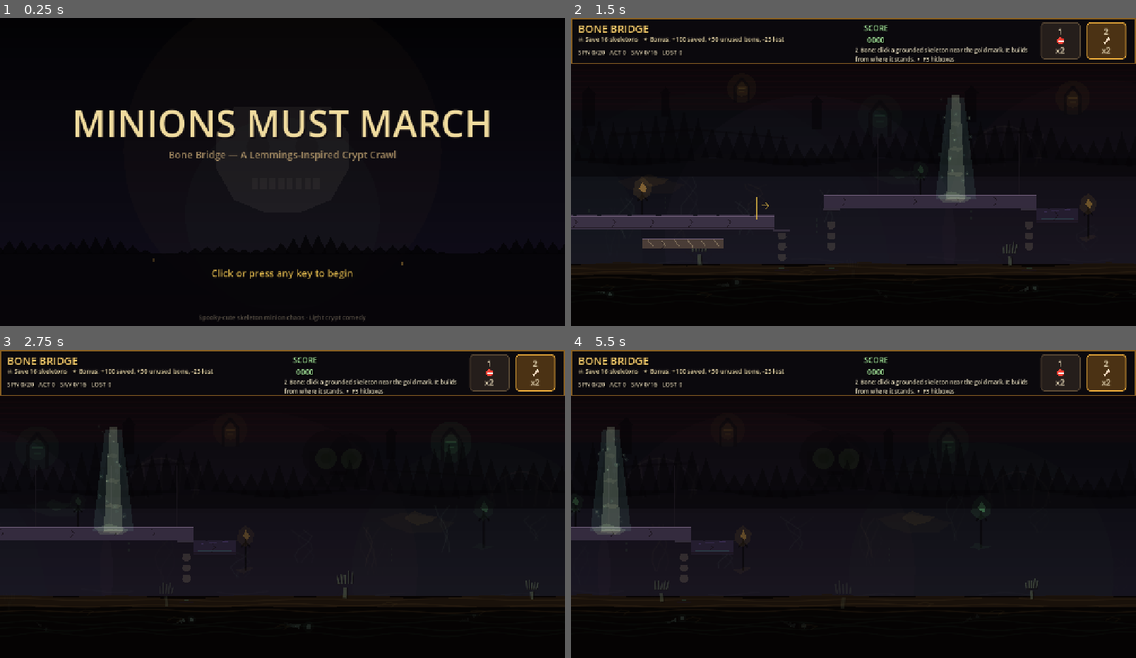
Above: before the commit, frames 1-4 (two rows, left to right).
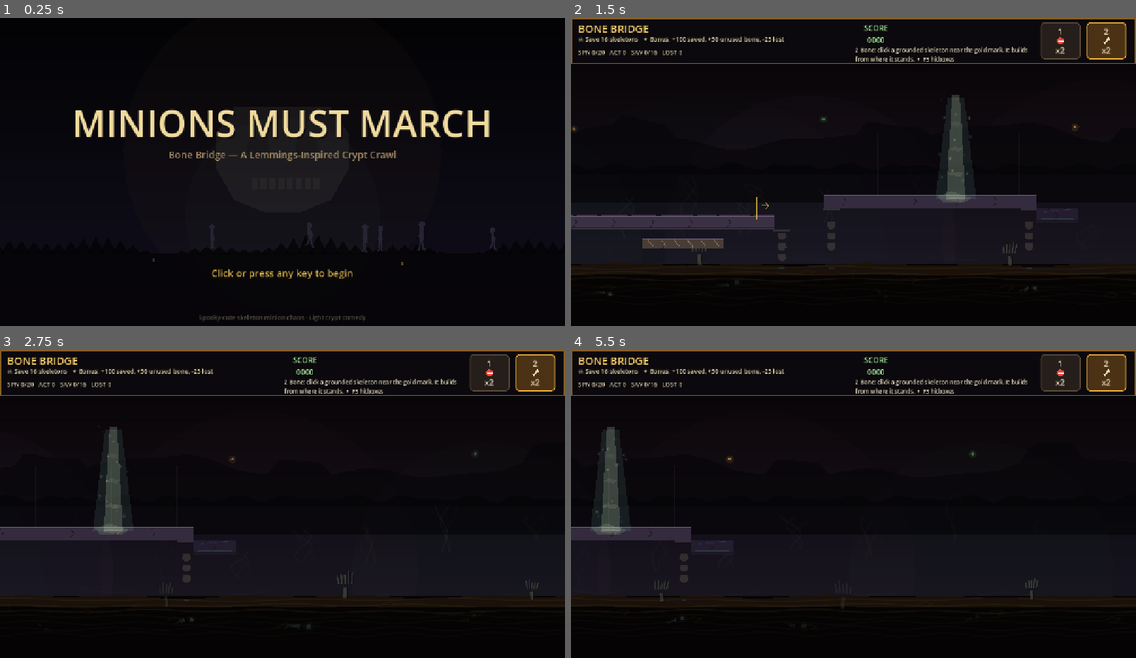
Above: after the commit, the same moments.

Repository: pwshfan1980h/minions-must-march
Game: Godot game, scene res://scenes/TitleScreen.tscn
Two runs of this game, one before a commit and one after it. Both use one fixed random seed, a clock stepped at 60 frames per second and the inputs below.
Inputs (mouse positions are in pixels of both pictures, inside the frame that each line leads up to):
- Up to frame 1 (0.25 s): no input
- Up to frame 2 (1.5 s): tap Enter at 0.5 s; move the mouse to (977, 159) at 0.52 s; hold D from 0.53 s (still down); tap R at 0.6 s; click (977, 159) at 0.67 s; tap A at 1.25 s; move the mouse to (740, 193) at 1.27 s; tap Z at 1.35 s
- Up to frame 3 (2.75 s): tap A at 2 s; move the mouse to (339, 439) at 2.02 s; release D at 2.03 s; hold A from 2.03 s (still down); hold X from 2.03 s (still down)
- Up to frame 4 (5.5 s): move the mouse to (825, 571) at 2.77 s; release A at 2.78 s; release X at 2.78 s; hold D 2.78-3.5 s; tap 1 at 2.85 s; click (825, 571) at 2.92 s; click "1 ⛔ x2" at 3.5 s; click "2 🦴 x2" at 4.25 s; tap A at 5 s; move the mouse to (1023, 556) at 5.02 s; hold D from 5.03 s (still down); tap 2 at 5.1 s

The runs differ from the first frame. In frame 1, 0.3% of the frame differs, in the area x 37-88%, y 66-76%; in frame 2, 0.4%, in the area x 0-93%, y 22-62%; in frame 3, 0.1%; in frame 4, 0.2%.

Commit message:
Multi-level system + 3 new playable levels + cleaner background + ambient title skeletons
LevelState (class_name with static state) is the single source of truth
for terrain id, spawn position/direction, charges, rescue threshold,
and level name. terrain_root, object_root, minion_root, and
level_controller all read from LevelState.config() on _ready instead of
hardcoded values. On level success, level_controller advances LevelState
and reloads the scene; the title screen resets to L001 on click.

New playable levels:

- L002 The Crumblepath: same shape as L001 but the right platform is
  split into solid-crumbler-solid-crumbler-solid-crumbler-solid; once
  the crowd lands on the right side, three fuses fire in cascade.
  1 blocker, 1 builder. Save 14/20.
- L003 Turn, You Fools: spawn faces LEFT toward an open Styx drop;
  player must blocker-redirect the crowd to the exit on the far right.
  No bridge required. 1 blocker, 0 builders. Save 15/18.
- L004 Two-Bridge Bypass: three-tier staircase with two 112px Styx
  gaps at 48px elevation steps — exactly the rib bridge's natural rise
  per cycle, so a clean build from each lower lip lands flush on the
  next tier. 1 blocker, 2 builders. Save 16/20.

Background rework: replaced the messy stack of portal-ruins, skull
mountain, rib arches, tower silhouettes, light pools, and street lights
with a single coherent atmospheric pass — crimson horizon haze,
continuous low-frequency tower skyline, dead-tree silhouette layer
just above the play floor, and four quietly pulsing horizon lanterns.
Reads as one distant skyline instead of competing motifs.

Title screen now has six pure-silhouette skeletons ambling along the
foreground, each with a randomized scale, phase, and walk speed. They
bounce between varying left/right bounds so the chorus never marches
in lockstep, and each skeleton lifts a leg, swings arms, and bobs as
it walks.

Verified: smoke test passes; all four levels load cleanly with correct
charges and spawn parameters per LevelState.config().

Co-Authored-By: Claude Opus 4.7 <noreply@anthropic.com>

Diff:
--- a/scripts/core/level_controller.gd
+++ b/scripts/core/level_controller.gd
@@ -7,8 +7,10 @@
 const LEVEL_WIDTH := 2400
 const PLAYFIELD_HEIGHT := 608
 const TILE_SIZE := 32
-const RESCUE_REQUIRED := 16
+const NEXT_LEVEL_DELAY := 2.4
 
+var rescue_required := 16
+var level_name := "Bone Bridge"
 var finished := false
 var debug_click_areas := false
 
@@ -16,7 +18,10 @@
 @onready var object_root: Node = $ObjectRoot
 
 func _ready() -> void:
-	print("LevelController ready: Builder Demo 1")
+	var cfg: Dictionary = LevelState.config()
+	rescue_required = int(cfg.get("rescue_required", rescue_required))
+	level_name = String(cfg.get("name", level_name))
+	print("LevelController ready: L%03d %s" % [LevelState.current_level, level_name])
 	minion_root.minion_spawned.connect(_on_minion_event)
 	minion_root.minion_rescued.connect(_on_minion_event)
 	minion_root.minion_lost.connect(_on_minion_event)
@@ -29,7 +34,7 @@
 
 func _process(_delta: float) -> void:
 	if not finished and minion_root.all_done():
-		_finish_level(minion_root.rescued_count >= RESCUE_REQUIRED)
+		_finish_level(minion_root.rescued_count >= rescue_required)
 
 func restart_level() -> void:
 	get_tree().reload_current_scene()
@@ -56,9 +61,11 @@
 		"blockers": minion_root.blockers_remaining,
 		"builders": minion_root.builders_remaining,
 		"selected_job": minion_root.selected_job,
-		"required": RESCUE_REQUIRED,
+		"required": rescue_required,
 		"score": score,
-		"goal_text": "Save %d skeleton%s" % [RESCUE_REQUIRED, "" if RESCUE_REQUIRED == 1 else "s"],
+		"level_name": level_name,
+		"level_number": LevelState.current_level,
+		"goal_text": "Save %d skeleton%s" % [rescue_required, "" if rescue_required == 1 else "s"],
 		"bonus_text": "Bonus: +100 saved, +50 unused bone, -25 lost",
 		"finished": finished,
 		"debug_click_areas": debug_click_areas,
@@ -99,3 +106,7 @@
 	sfx_requested.emit("level_success" if success else "level_fail")
 	level_finished.emit(success, stats)
 	_emit_stats()
+	if success and LevelState.has_next_level():
+		await get_tree().create_timer(NEXT_LEVEL_DELAY).timeout
+		LevelState.advance()
+		get_tree().reload_current_scene()
--- /dev/null
+++ b/scripts/core/level_state.gd
@@ -0,0 +1,86 @@
+class_name LevelState
+extends Node
+
+# Per-level configuration. Each entry is the source of truth for terrain,
+# spawn parameters, charges, exit position, and rescue threshold. All gameplay
+# nodes read from `LevelState.config()` on _ready instead of hardcoding values.
+#
+# Implemented as a class with static state so it works both as an autoload (in
+# the normal game flow) and when scripts run via `godot -s` (smoke tests),
+# where autoloads aren't applied.
+
+const LEVELS := {
+	1: {
+		"name": "Bone Bridge",
+		"terrain": "level_001",
+		"rescue_required": 16,
+		"minions": 20,
+		"spawn_interval": 0.6,
+		"blockers": 2,
+		"builders": 2,
+		"spawn_position": Vector2(220, 420),
+		"spawn_direction": 1,
+		"exit_position": Vector2(1210, 400),
+		"hint": "Build over the gap. The crowd takes time to flow — don't loiter.",
+	},
+	2: {
+		"name": "The Crumblepath",
+		"terrain": "level_002",
+		"rescue_required": 14,
+		"minions": 20,
+		"spawn_interval": 0.55,
+		"blockers": 1,
+		"builders": 1,
+		"spawn_position": Vector2(220, 420),
+		"spawn_direction": 1,
+		"exit_position": Vector2(1340, 372),
+		"hint": "Three crumbling chunks. Move fast or lose the lip.",
+	},
+	3: {
+		"name": "Turn, You Fools",
+		"terrain": "level_003",
+		"rescue_required": 15,
+		"minions": 18,
+		"spawn_interval": 0.6,
+		"blockers": 1,
+		"builders": 0,
+		"spawn_position": Vector2(640, 420),
+		"spawn_direction": -1,
+		"exit_position": Vector2(1300, 420),
+		"hint": "They're walking the wrong way. Block the cliff before they reach it.",
+	},
+	4: {
+		"name": "Two-Bridge Bypass",
+		"terrain": "level_004",
+		"rescue_required": 16,
+		"minions": 20,
+		"spawn_interval": 0.6,
+		"blockers": 1,
+		"builders": 2,
+		"spawn_position": Vector2(220, 452),
+		"spawn_direction": 1,
+		"exit_position": Vector2(1180, 356),
+		"hint": "Two gaps. Pace your builder charges.",
+	},
+}
+
+static var current_level := 1
+
+static func config() -> Dictionary:
+	return LEVELS.get(current_level, LEVELS[1])
+
+static func has_next_level() -> bool:
+	return LEVELS.has(current_level + 1)
+
+static func advance() -> bool:
+	if has_next_level():
+		current_level += 1
+		return true
+	return false
+
+static func reset() -> void:
+	current_level = 1
+
+static func goto(n: int) -> void:
+	if LEVELS.has(n):
+		current_level = n
--- a/scripts/minions/minion_root.gd
+++ b/scripts/minions/minion_root.gd
@@ -42,6 +42,13 @@
 const BUILDER_THROW_COLOR := Color(1.00, 0.88, 0.56, 0.95)
 
 func _ready() -> void:
+	var cfg: Dictionary = LevelState.config()
+	total_to_spawn = int(cfg.get("minions", total_to_spawn))
+	spawn_interval = float(cfg.get("spawn_interval", spawn_interval))
+	blockers_available = int(cfg.get("blockers", blockers_available))
+	builders_available = int(cfg.get("builders", builders_available))
+	spawn_position = cfg.get("spawn_position", spawn_position)
+	spawn_direction = float(cfg.get("spawn_direction", spawn_direction))
 	reset_spawner()
 
 func _process(delta: float) -> void:
--- a/scripts/objects/object_root.gd
+++ b/scripts/objects/object_root.gd
@@ -6,8 +6,8 @@
 const EXIT_LIGHT_HEIGHT := 210.0
 const EXIT_LIGHT_WIDTH := 68.0
 const EXIT_REDRAW_FPS := 30.0
-const SPAWN_PORTAL_POS := Vector2(232, 382)
-
+
+var spawn_portal_pos := Vector2(232, 382)
 var exit_area: Area2D
 var exit_position := Vector2.ZERO
 var _time := 0.0
@@ -32,13 +32,19 @@
 		queue_redraw()
 
 func _build_placeholder_objects() -> void:
+	var cfg: Dictionary = LevelState.config()
+	# Portal sits slightly above and behind the minion spawn point so skeletons
+	# tumble out of it onto the platform below.
+	var spawn_pos: Vector2 = cfg.get("spawn_position", Vector2(220, 420))
+	var spawn_dir: float = float(cfg.get("spawn_direction", 1))
+	spawn_portal_pos = spawn_pos + Vector2(-spawn_dir * 12.0, -38.0)
 	_add_spawn_portal()
-	_add_exit(Vector2(1210, 400))
+	_add_exit(cfg.get("exit_position", Vector2(1210, 400)))
 
 func _add_spawn_portal() -> void:
 	_spawn_portal_area = Area2D.new()
 	_spawn_portal_area.name = "SpawnPortalClickArea"
-	_spawn_portal_area.position = SPAWN_PORTAL_POS
+	_spawn_portal_area.position = spawn_portal_pos
 	_spawn_portal_area.collision_layer = 4
 	_spawn_portal_area.collision_mask = 0
 	_spawn_portal_area.input_pickable = true
@@ -121,7 +127,7 @@
 	var voom := _spawn_portal_voom
 	var alpha := clampf(1.0 if _spawn_portal_waiting else voom, 0.0, 1.0)
 	var squash := Vector2(1.0 + voom * 0.85, 1.0 - voom * 0.55)
-	var pos := SPAWN_PORTAL_POS + Vector2(voom * 34.0, -voom * 8.0)
+	var pos := spawn_portal_pos + Vector2(voom * 34.0, -voom * 8.0)
 	draw_set_transform(pos, voom * 0.45, squash)
 
 	draw_circle(Vector2.ZERO, 60.0 + pulse * 5.0, Color(0.40, 0.90, 0.38, (0.09 + pulse * 0.06) * alpha))
@@ -146,7 +152,7 @@
 		draw_line(Vector2(-16, chevron_y), Vector2(0, chevron_y + 9), Color(0.95, 0.83, 0.34, 0.62), 2.0)
 		draw_line(Vector2(16, chevron_y), Vector2(0, chevron_y + 9), Color(0.95, 0.83, 0.34, 0.62), 2.0)
 	draw_set_transform(Vector2.ZERO, 0.0, Vector2.ONE)
-	_draw_spawn_chute_dust(SPAWN_PORTAL_POS + Vector2(0, 38))
+	_draw_spawn_chute_dust(spawn_portal_pos + Vector2(0, 38))
 
 func _draw_spawn_chute_dust(pos: Vector2) -> void:
 	for i in 7:
--- a/scripts/terrain/terrain_root.gd
+++ b/scripts/terrain/terrain_root.gd
@@ -19,7 +19,13 @@
 func _ready() -> void:
 	_build_souls()
 	_build_hands()
-	_build_level_001_terrain()
+	var terrain_id: String = LevelState.config().get("terrain", "level_001")
+	match terrain_id:
+		"level_001": _build_level_001_terrain()
+		"level_002": _build_level_002_terrain()
+		"level_003": _build_level_003_terrain()
+		"level_004": _build_level_004_terrain()
+		_: _build_level_001_terrain()
 	_add_styx_death_area()
 	queue_redraw()
 
@@ -55,6 +61,55 @@
 	_add_solid(Rect2(500, 500, 184, 24), Color("4a3d37"), "bone_bridge")
 	_add_builder_demo_markers()
 
+
+func _build_level_002_terrain() -> void:
+	# Crumblepath: same overall shape as L001 (left platform + Styx gap + right
+	# platform with exit), but the right platform is broken into three crumbling
+	# chunks separated by short solid sections. Once the leader steps onto the
+	# right side, three fuses start in cascade and the crowd has to keep moving.
+	_add_solid(Rect2(160, 448, 640, 32), Color("3a3144"), "crypt")
+	_add_solid(Rect2(128, 480, 32, 96), Color("2a2432"), "skull_end")
+	_add_solid(Rect2(800, 480, 32, 96), Color("2a2432"), "skull_end")
+	# Right side: solid landing, then crumbler-solid-crumbler-solid-crumbler-solid.
+	_add_solid(Rect2(912, 400, 64, 32), Color("342b3e"), "chain")
+	_add_crumbling_solid(Rect2(976, 400, 72, 32), Color("342b3e"))
+	_add_solid(Rect2(1048, 400, 56, 32), Color("342b3e"), "chain")
+	_add_crumbling_solid(Rect2(1104, 400, 72, 32), Color("342b3e"))
+	_add_solid(Rect2(1160, 400, 56, 32), Color("342b3e"), "chain")
+	_add_crumbling_solid(Rect2(1216, 400, 72, 32), Color("342b3e"))
+	_add_solid(Rect2(1288, 400, 104, 32), Color("342b3e"), "chain")
+	# Pillars under the right platform.
+	_add_solid(Rect2(912, 432, 32, 144), Color("2a2432"), "skull_end")
+	_add_solid(Rect2(1360, 432, 32, 144), Color("2a2432"), "skull_end")
+	# Decorative bone bridge below for atmosphere.
+	_add_solid(Rect2(500, 500, 184, 24), Color("4a3d37"), "bone_bridge")
+
+func _build_level_003_terrain() -> void:
+	# Turn, You Fools: a single long platform. Spawn faces LEFT toward an open
+	# Styx drop. Player must place a blocker before the cliff, redirecting the
+	# crowd to the exit on the far right. No bridges needed.
+	_add_solid(Rect2(160, 448, 1232, 32), Color("3a3144"), "crypt")
+	_add_solid(Rect2(128, 480, 32, 96), Color("2a2432"), "skull_end")
+	_add_solid(Rect2(1392, 480, 32, 96), Color("2a2432"), "skull_end")
+	# Mid-platform skull pillar for visual rhythm on the long span.
+	_add_solid(Rect2(760, 480, 32, 96), Color("2a2432"), "skull_end")
+
+func _build_level_004_terrain() -> void:
+	# Two-Bridge Bypass: a three-tier staircase with two gaps. Each gap is 112px
+	# wide with a 48px elevation step — the rib bridge's natural rise/run, so a
+	# clean build from the lip of each lower platform lands flush on the next.
+	# Left platform (lowest): top y=480
+	_add_solid(Rect2(160, 480, 240, 32), Color("3a3144"), "crypt")
+	_add_solid(Rect2(128, 512, 32, 64), Color("2a2432"), "skull_end")
+	_add_solid(Rect2(400, 512, 32, 64), Color("2a2432"), "skull_end")
+	# Mid platform (middle tier): top y=432
+	_add_solid(Rect2(512, 432, 168, 32), Color("342b3e"), "chain")
+	_add_solid(Rect2(512, 464, 32, 112), Color("2a2432"), "skull_end")
+	_add_solid(Rect2(680, 464, 32, 112), Color("2a2432"), "skull_end")
+	# Right platform (top tier, with exit): top y=384
+	_add_solid(Rect2(792, 384, 448, 32), Color("241d2f"), "obsidian")
+	_add_solid(Rect2(792, 416, 32, 160), Color("2a2432"), "skull_end")
+	_add_solid(Rect2(1240, 416, 32, 160), Color("2a2432"), "skull_end")
 
 func _add_builder_demo_markers() -> void:
 	# A single non-colliding build marker. Do not show ghost bridge pieces here:
@@ -440,50 +495,81 @@
 	draw_circle(Vector2(640, STYX_WATERLINE_Y + 30.0), 420, Color(0.09, 0.19, 0.17, 0.045))
 
 func _draw_distant_underworld_background() -> void:
-	# Upper-screen mood pass: crimson sky, dead treetops, faint structures, and
-	# sleepy portal glow. Kept low-contrast so it never competes with gameplay.
-	for i in 16:
-		var t := float(i) / 15.0
-		var color := Color(0.105 + t * 0.055, 0.025 + t * 0.020, 0.035 + t * 0.028, 0.24 - t * 0.06)
-		draw_rect(Rect2(0, i * 13.0, WORLD_WIDTH, 15.0), color)
-
-	_draw_portal_ruin(Vector2(245, 185), 0.92, Color(0.54, 0.86, 0.42, 0.15))
-	_draw_portal_ruin(Vector2(725, 156), 0.72, Color(0.95, 0.78, 0.29, 0.11))
-	_draw_portal_ruin(Vector2(1038, 218), 1.08, Color(0.44, 0.98, 0.60, 0.12))
-	_draw_portal_ruin(Vector2(1475, 178), 0.84, Color(0.87, 0.71, 0.25, 0.12))
-	_draw_portal_ruin(Vector2(1975, 205), 1.02, Color(0.43, 0.92, 0.55, 0.13))
-	_draw_skull_mountain(Vector2(1720, 258), 1.0)
-	_draw_rib_arch(Vector2(1320, 336), 1.0)
-	_draw_rib_arch(Vector2(2135, 354), 0.86)
-	_draw_background_light_pool(Vector2(520, 378), 0.9, Color(0.94, 0.66, 0.25, 0.075))
-	_draw_background_light_pool(Vector2(1080, 360), 0.78, Color(0.48, 0.92, 0.55, 0.070))
-	_draw_background_light_pool(Vector2(1900, 392), 1.0, Color(0.93, 0.72, 0.30, 0.080))
-	_draw_underworld_street_light(Vector2(500, 472), 0.9, Color(0.98, 0.73, 0.32, 0.58))
-	_draw_underworld_street_light(Vector2(1130, 416), 0.75, Color(0.52, 0.98, 0.58, 0.48))
-	_draw_underworld_street_light(Vector2(1510, 500), 0.82, Color(0.93, 0.70, 0.25, 0.50))
-	_draw_underworld_street_light(Vector2(2050, 448), 0.95, Color(0.46, 0.90, 0.54, 0.48))
-
-	_draw_tower_silhouette(Vector2(378, 246), 0.78)
-	_draw_tower_silhouette(Vector2(552, 224), 0.58)
-	_draw_tower_silhouette(Vector2(895, 252), 0.66)
-	_draw_tower_silhouette(Vector2(1245, 238), 0.74)
-	_draw_tower_silhouette(Vector2(1840, 248), 0.62)
-	draw_line(Vector2(430, 265), Vector2(615, 254), Color(0.025, 0.018, 0.026, 0.45), 5.0, true)
-	draw_line(Vector2(620, 253), Vector2(828, 273), Color(0.025, 0.018, 0.026, 0.34), 3.0, true)
-	draw_line(Vector2(1160, 270), Vector2(1395, 256), Color(0.025, 0.018, 0.026, 0.36), 4.0, true)
-	draw_line(Vector2(1810, 272), Vector2(2040, 286), Color(0.025, 0.018, 0.026, 0.34), 3.0, true)
-
-	var tree_color := Color(0.018, 0.014, 0.023, 0.52)
-	draw_rect(Rect2(0, 318, WORLD_WIDTH, 42), tree_color)
-	for i in range(0, WORLD_WIDTH + 48, 32):
-		var peak := 248.0 + sin(i * 0.031) * 17.0 + sin(i * 0.009) * 28.0
-		var base := 322.0 + sin(i * 0.017) * 9.0
-		var crown := PackedVector2Array([
-			Vector2(i - 7.0, base + 4.0),
-			Vector2(i + 18.0, peak),
-			Vector2(i + 43.0, base + 5.0),
-		])
-		draw_colored_polygon(crown, tree_color)
+	# Single coherent atmospheric pass: a low-contrast crimson dawn band
+	# bleeding into the crypt gradient, a far horizon of jagged crypt towers,
+	# a tighter tree silhouette layer, and a few breathing lantern flames.
+	# Designed to read as ONE distant skyline, not a stack of competing motifs.
+	_draw_horizon_haze()
+	_draw_far_skyline()
+	_draw_near_tree_line()
+	_draw_horizon_lanterns()
+
+func _draw_horizon_haze() -> void:
+	# Soft crimson-to-dark gradient band, kept low-saturation so the playable
+	# layer always has more visual weight.
+	for i in 22:
+		var t := float(i) / 21.0
+		var color := Color(
+			0.085 + t * 0.040,
+			0.022 + t * 0.014,
+			0.032 + t * 0.020,
+			0.20 - t * 0.080
+		)
+		draw_rect(Rect2(0, 80.0 + i * 11.5, WORLD_WIDTH, 13.0), color)
+
+func _draw_far_skyline() -> void:
+	# A continuous, slightly-uneven skyline of distant crypt towers. Heights
+	# follow a low-frequency sine so the silhouette feels like a city skyline
+	# rather than a row of identical pieces.
+	var skyline_color := Color(0.025, 0.020, 0.032, 0.62)
+	var base_y := 295.0
+	var points := PackedVector2Array()
+	points.append(Vector2(0, base_y + 60.0))
+	for x in range(0, WORLD_WIDTH + 24, 24):
+		var fx := float(x)
+		# Mix three sines for a non-repeating profile.
+		var h := 28.0 \
+			+ sin(fx * 0.0061) * 18.0 \
+			+ sin(fx * 0.0143 + 1.2) * 12.0 \
+			+ sin(fx * 0.0319 + 0.7) * 5.0
+		# Occasional taller spire — every ~5th step, controlled by a slow sine.
+		if sin(fx * 0.011 + 2.4) > 0.78:
+			h += 28.0
+		points.append(Vector2(fx, base_y - h))
+	points.append(Vector2(WORLD_WIDTH, base_y + 60.0))
+	draw_colored_polygon(points, skyline_color)
+
+func _draw_near_tree_line() -> void:
+	# Mid-distance dead-tree silhouette layer in front of the skyline. Smaller
+	# and darker than the towers behind, sitting just above the play floor.
+	var tree_color := Color(0.014, 0.010, 0.020, 0.58)
+	var base_y := 358.0
+	var points := PackedVector2Array()
+	points.append(Vector2(0, base_y + 60.0))
+	for x in range(0, WORLD_WIDTH + 16, 16):
+		var fx := float(x)
+		var h := 14.0 + absf(sin(fx * 0.024 + 0.4)) * 12.0 + sin(fx * 0.071 + 1.9) * 4.0
+		points.append(Vector2(fx, base_y - h))
+	points.append(Vector2(WORLD_WIDTH, base_y + 60.0))
+	draw_colored_polygon(points, tree_color)
+
+func _draw_horizon_lanterns() -> void:
+	# Three lit windows / brazier dots sprinkled along the skyline. Slow pulse,
+	# warm color. Replaces the prior cluttered light-pool / portal-ruin /
+	# rib-arch layers with a single tiny detail per spot.
+	var spots := [
+		{"pos": Vector2(345.0, 252.0), "warm": true},
+		{"pos": Vector2(910.0, 230.0), "warm": false},
+		{"pos": Vector2(1480.0, 248.0), "warm": true},
+		{"pos": Vector2(2030.0, 236.0), "warm": false},
+	]
+	for spot in spots:
+		var pos: Vector2 = spot["pos"]
+		var warm: bool = spot["warm"]
+		var pulse := 0.55 + 0.45 * (0.5 + 0.5 * sin(_time * 1.4 + pos.x * 0.013))
+		var color := Color(0.96, 0.74, 0.32, 0.55 * pulse) if warm else Color(0.52, 0.92, 0.58, 0.42 * pulse)
+		draw_circle(pos, 9.0, Color(color.r, color.g, color.b, color.a * 0.20))
+		draw_circle(pos, 3.4, color)
 
 func _draw_background_light_pool(pos: Vector2, scale: float, color: Color) -> void:
 	var pulse := 0.82 + 0.18 * sin(_time * 0.45 + pos.x * 0.005)
--- a/scripts/ui/title_screen.gd
+++ b/scripts/ui/title_screen.gd
@@ -6,19 +6,55 @@
 
 @onready var prompt_label: Label = $UI/PromptLabel
 
+const AMBIENT_GROUND_Y := 508.0
+const AMBIENT_WALK_SPEED := 22.0
+
 var _time := 0.0
 var _starting := false
+var _ambient_skeletons: Array[Dictionary] = []
 
 func _ready() -> void:
+	_seed_ambient_skeletons()
 	queue_redraw()
+
+func _seed_ambient_skeletons() -> void:
+	# A small wandering chorus across the foreground. Varied sizes and phases
+	# so the silhouettes don't move in lockstep. Bounds keep them in the wide
+	# central area so they pass behind the title text.
+	var rng := RandomNumberGenerator.new()
+	rng.seed = 0xBEEFCAFE
+	for i in 6:
+		_ambient_skeletons.append({
+			"x": rng.randf_range(140.0, 1140.0),
+			"y_offset": rng.randf_range(-4.0, 6.0),
+			"dir": 1.0 if rng.randf() < 0.5 else -1.0,
+			"scale": rng.randf_range(0.78, 1.05),
+			"phase": rng.randf_range(0.0, TAU),
+			"speed": AMBIENT_WALK_SPEED * rng.randf_range(0.8, 1.18),
+			"left_bound": rng.randf_range(80.0, 220.0),
+			"right_bound": rng.randf_range(1060.0, 1200.0),
+		})
 
 func _process(delta: float) -> void:
 	_time += delta
+	_step_ambient_skeletons(delta)
 	queue_redraw()
 	if prompt_label != null:
 		# Slow breathing pulse on the "click to begin" prompt.
 		var pulse: float = 0.55 + 0.45 * (0.5 + 0.5 * sin(_time * 2.2))
 		prompt_label.modulate.a = pulse if not _starting else clampf(prompt_label.modulate.a - delta * 2.5, 0.0, 1.0)
+
+func _step_ambient_skeletons(delta: float) -> void:
+	for skel in _ambient_skeletons:
+		var dx: float = float(skel["dir"]) * float(skel["speed"]) * delta
+		skel["x"] = float(skel["x"]) + dx
+		skel["phase"] = float(skel["phase"]) + delta * 8.0
+		if skel["x"] >= float(skel["right_bound"]):
+			skel["x"] = float(skel["right_bound"])
+			skel["dir"] = -1.0
+		elif skel["x"] <= float(skel["left_bound"]):
+			skel["x"] = float(skel["left_bound"])
+			skel["dir"] = 1.0
 
 func _unhandled_input(event: InputEvent) -> void:
 	if _starting:
@@ -30,6 +66,7 @@
 		go = true
 	if go:
 		_starting = true
+		LevelState.reset()
 		# Brief delay so the click register reads on screen before the cut.
 		await get_tree().create_timer(0.18).timeout
 		get_tree().change_scene_to_file(GAME_ROOT_PATH)
@@ -38,6 +75,60 @@
 	_draw_background()
 	_draw_horizon()
 	_draw_skull_motif()
+	_draw_ambient_skeletons()
+
+func _draw_ambient_skeletons() -> void:
+	# Pure-silhouette skeletons ambling along the foreground. No bone detail —
+	# they read as dark shapes lit from behind by the distant horizon glow.
+	# Bumped well above pure black so they read clearly against the dark
+	# gradient and crimson horizon haze behind them.
+	var silhouette := Color(0.16, 0.14, 0.20, 0.96)
+	for skel in _ambient_skeletons:
+		var sx: float = float(skel["x"])
+		var face: float = float(skel["dir"])
+		var s: float = float(skel["scale"])
+		var phase: float = float(skel["phase"])
+		var stride: float = sin(phase)
+		var bob: float = absf(stride) * 1.4 * s
+		var base_y: float = AMBIENT_GROUND_Y + float(skel["y_offset"])
+		_draw_silhouette_skeleton(Vector2(sx, base_y - bob), face, s, stride, silhouette)
+
+func _draw_silhouette_skeleton(pos: Vector2, face: float, s: float, stride: float, color: Color) -> void:
+	# Coarse skeleton silhouette: head circle, torso slab, two legs swinging in
+	# alternation, two arms counter-swinging. No internal bone detail — by
+	# design a flat dark cutout against the background haze.
+	var head_r := 7.0 * s
+	var head_pos := pos + Vector2(face * 1.0, -38.0 * s)
+	draw_circle(head_pos, head_r, color)
+
+	# Torso as a symmetric tapered quad. Vertex order is fixed (TL, TR, BR, BL)
+	# regardless of face so triangulation never sees a crossed polygon.
+	var torso := PackedVector2Array([
+		head_pos + Vector2(-4.5 * s, head_r * 0.6),
+		head_pos + Vector2(4.5 * s, head_r * 0.6),
+		pos + Vector2(5.0 * s, -2.0 * s),
+		pos + Vector2(-5.0 * s, -2.0 * s),
+	])
+	draw_colored_polygon(torso, color)
+
+	# Legs: alternating swing.
+	var leg_lift_a: float = maxf(0.0, stride) * 5.0 * s
+	var leg_lift_b: float = maxf(0.0, -stride) * 5.0 * s
+	var hip_a := pos + Vector2(face * 2.0 * s, -1.0 * s)
+	var hip_b := pos + Vector2(-face * 2.0 * s, -1.0 * s)
+	var ankle_a := pos + Vector2(face * (3.0 + stride * 4.0) * s, 18.0 * s - leg_lift_a)
+	var ankle_b := pos + Vector2(-face * (3.0 + stride * 4.0) * s, 18.0 * s - leg_lift_b)
+	draw_line(hip_a, ankle_a, color, 2.4 * s, true)
+	draw_line(hip_b, ankle_b, color, 2.4 * s, true)
+	# Tiny foot stubs.
+	draw_line(ankle_a, ankle_a + Vector2(face * 4.0 * s, 1.5 * s), color, 2.0 * s, true)
+	draw_line(ankle_b, ankle_b + Vector2(-face * 4.0 * s, 1.5 * s), color, 2.0 * s, true)
+
+	# Arms: counter-swing.
+	var shoulder := pos + Vector2(0, -22.0 * s)
+	var arm_swing := -stride
+	draw_line(shoulder, shoulder + Vector2(face * (5.0 + arm_swing * 3.0) * s, 12.0 * s), color, 2.0 * s, true)
+	draw_line(shoulder, shoulder + Vector2(-face * (5.0 - arm_swing * 3.0) * s, 12.0 * s), color, 2.0 * s, true)
 
 func _draw_background() -> void:
 	# Dark crypt gradient, top to bottom.
Not shown, added: scripts/core/level_state.gd.uid
